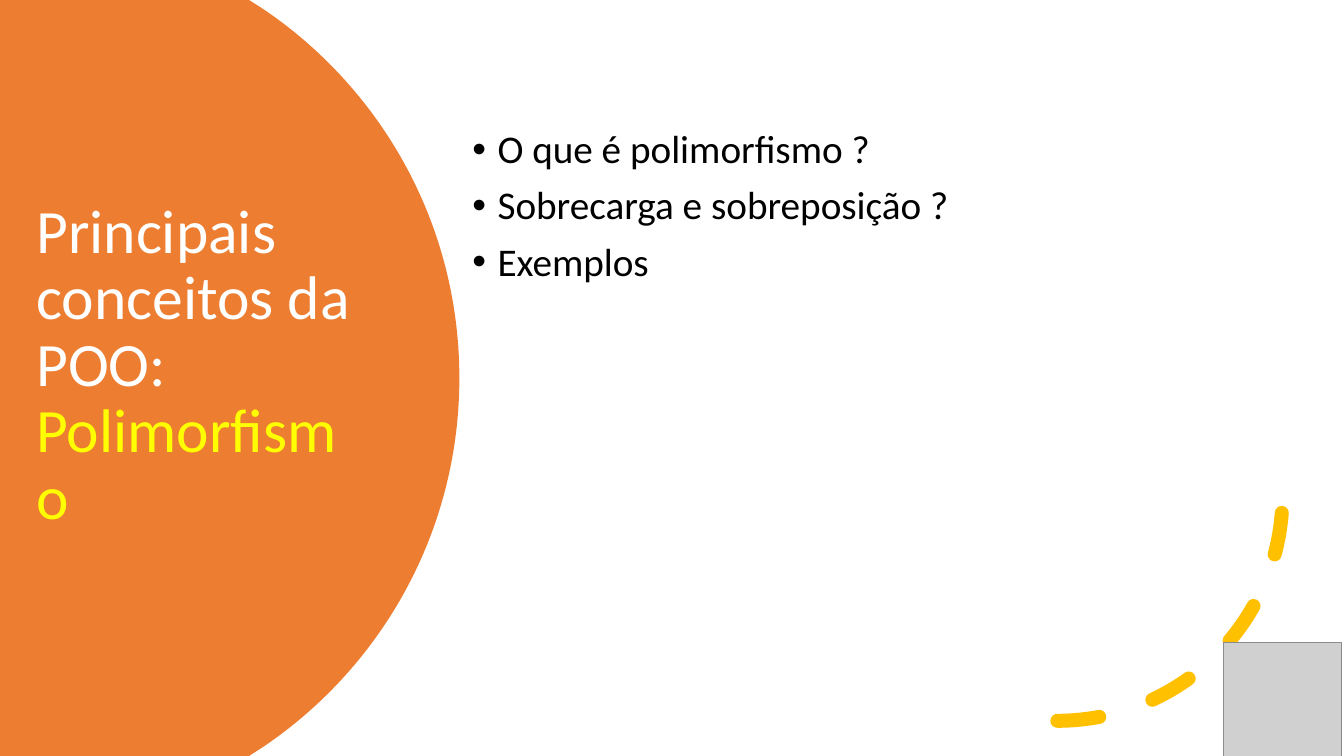
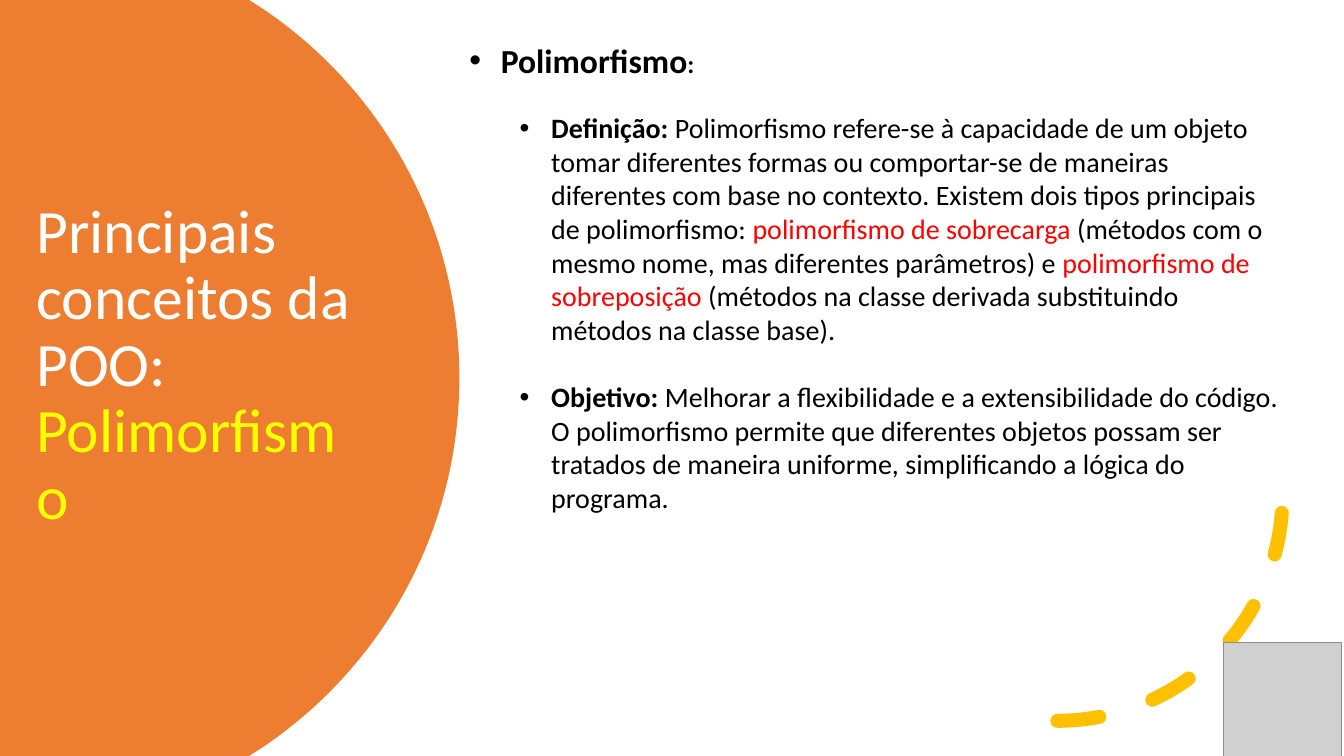
Before and after one commit to aclaytonbr/cursos, a slide deck: slide 6 of POO/Aula_1.pptx. Drawn at 1344x756 pixels with LibreOffice and Linux fonts; fonts in the diff are those of the drawing; grey boxes stand for pictures. Boxes give left, top, right and bottom in pixels: in the first picture for what was removed or moved away, otherwise in the second. Text is boxed around its words. In the diff, an @@ line names an element or a change of style, - is before the commit and + after.

```diff
--- a/POO/Aula_1.pptx
+++ b/POO/Aula_1.pptx
@@ text added at (501,49,1277,513), 20 pt, text #000000 @@
+• Polimorfismo:
+  • Definição: Polimorfismo refere-se à capacidade de um objeto tomar diferentes formas ou comportar-se de maneiras diferentes com base no contexto. Existem dois tipos principais de polimorfismo: polimorfismo de sobrecarga (métodos com o mesmo nome, mas diferentes parâmetros) e polimorfismo de sobreposição (métodos na classe derivada substituindo métodos na classe base).
+  • Objetivo: Melhorar a flexibilidade e a extensibilidade do código. O polimorfismo permite que diferentes objetos possam ser tratados de maneira uniforme, simplificando a lógica do programa.
@@ text removed at (498,136,921,283) @@
-• O que é polimorfismo ?
-• Sobrecarga e sobreposição ?
-• Exemplos
```
Also in this commit, not shown: 5 other slides changed, 2 slides added, 28 other files.
